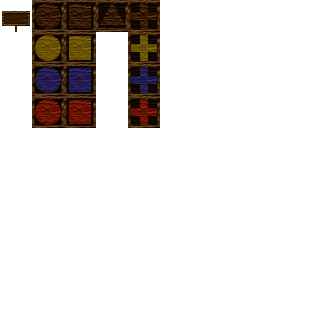
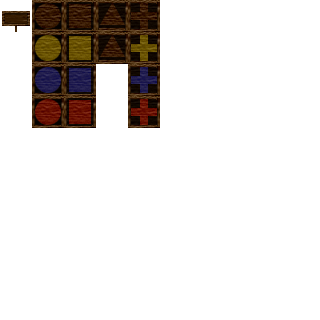
Layer changes from the first 320×320 image to the second:
moved "Círculo Rojo" out of group "Círculos", painted on it over (96, 32, 128, 64)
